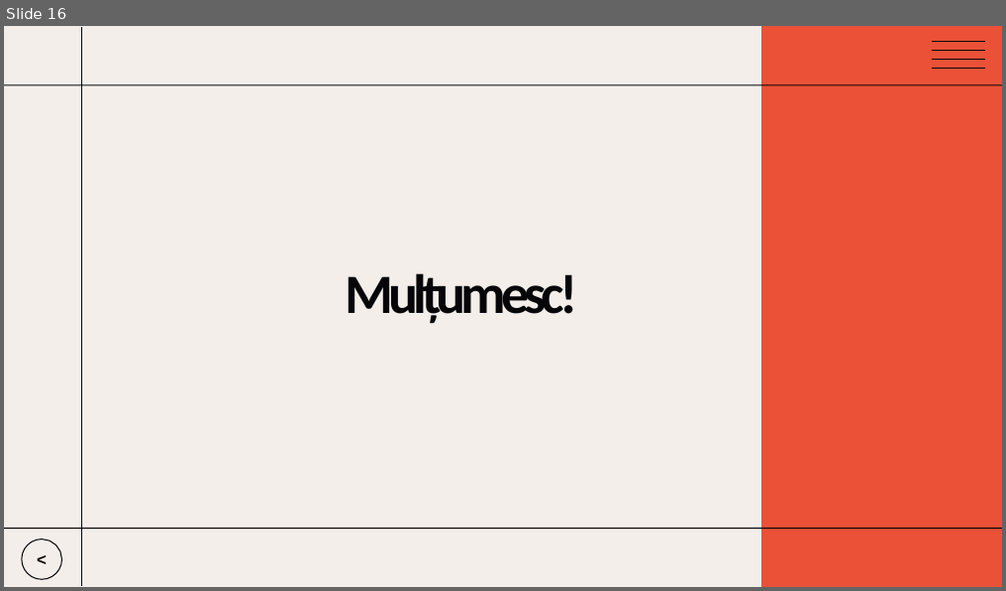
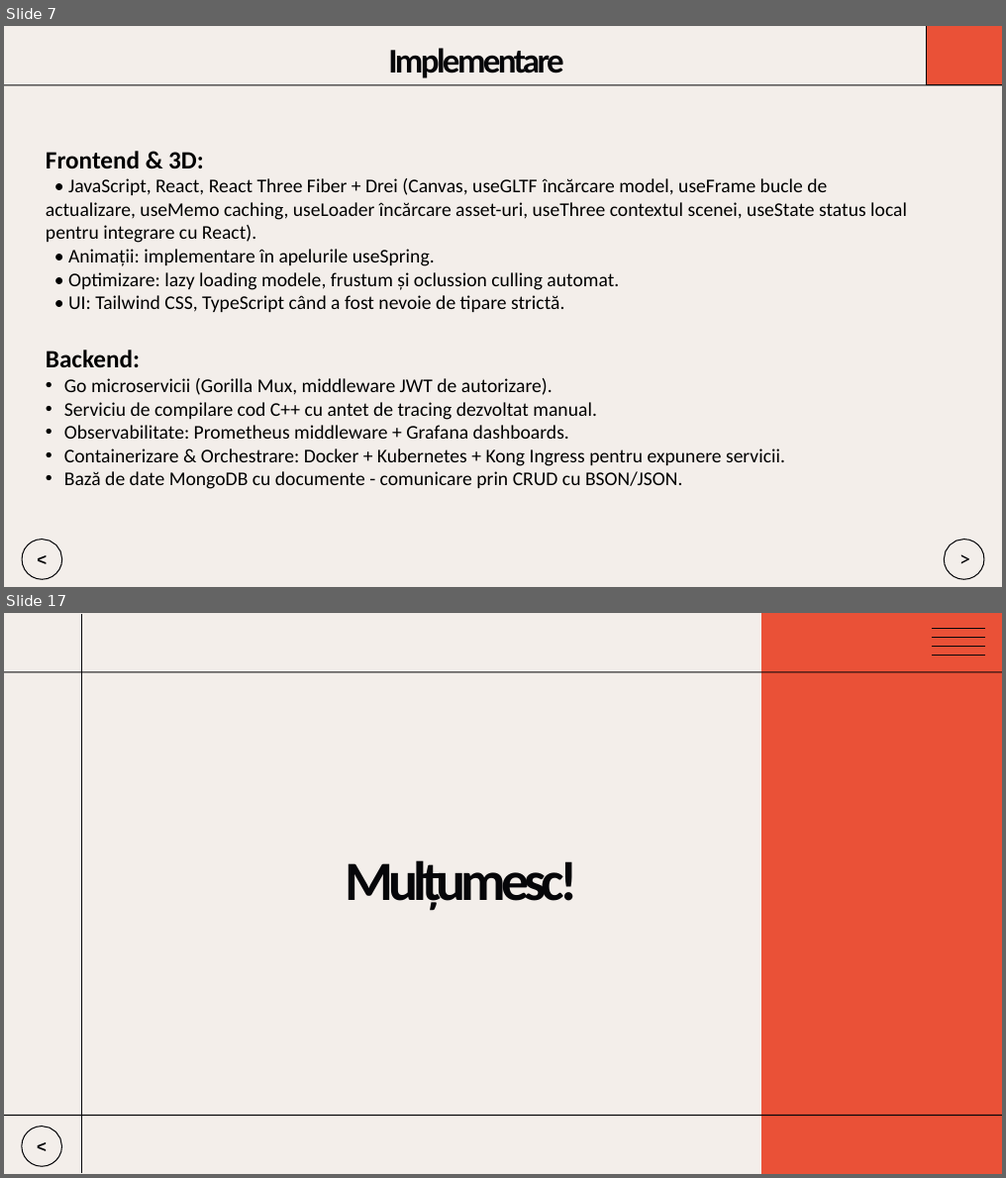
Before and after one commit to Dragomir1401/VisioScience-3D, a slide deck: Roadmap/scss/Prezentare_Final_Dragomir_Andrei.pptx. Shown one above the other, each under a label of ours: slide 16 before the commit, slides 7 and 17 after it; the slides between them are not shown. The pictures are 1006x591 and 1006x1178 pixels, drawn with LibreOffice and Linux fonts; fonts in the diff are those of the drawing. Boxes give left, top, right and bottom in pixels: in the first picture for what was removed or moved away, otherwise in the second. Text is boxed around its words. In the diff, an @@ line names an element or a change of style, - is before the commit and + after.

```diff
--- a/Roadmap/scss/Prezentare_Final_Dragomir_Andrei.pptx
+++ b/Roadmap/scss/Prezentare_Final_Dragomir_Andrei.pptx
@@ slide 7 added at bbox=[4, 26, 1002, 587], background #FFFFFF; not listed: 1 template element that a slide beside it also shows @@
@@ title added at bbox=[388, 48, 563, 78], 25 pt, text #060609, bold @@
+Implementare
@@ freeform shape added at bbox=[926, 26, 1002, 85], fill #EA5137 @@
@@ freeform shape added at bbox=[926, 26, 1002, 85], outline #060609 0.75 pt @@
@@ freeform shape added at bbox=[4, 84, 1002, 85], fill #060609 @@
@@ text added at bbox=[46, 151, 907, 489], 14 pt, text #000000 @@
+Frontend & 3D:
+• JavaScript, React, React Three Fiber + Drei (Canvas, useGLTF încărcare model, useFrame bucle de actualizare, useMemo caching, useLoader încărcare asset-uri, useThree contextul scenei, useState status local pentru integrare cu React).
+• Animații: implementare în apelurile useSpring.
+• Optimizare: lazy loading modele, frustum și oclussion culling automat.
+• UI: Tailwind CSS, TypeScript când a fost nevoie de tipare strictă.
+Backend:
+• Go microservicii (Gorilla Mux, middleware JWT de autorizare).
+• Serviciu de compilare cod C++ cu antet de tracing dezvoltat manual.
+• Observabilitate: Prometheus middleware + Grafana dashboards.
+• Containerizare & Orchestrare: Docker + Kubernetes + Kong Ingress pentru expunere servicii.
+• Bază de date MongoDB cu documente - comunicare prin CRUD cu BSON/JSON.
@@ freeform shape added at bbox=[22, 539, 61, 578], outline #060609 0.75 pt @@
@@ text added at bbox=[36, 548, 48, 572], 12 pt, text #060609, bold @@
+<
@@ freeform shape added at bbox=[944, 539, 984, 578], outline #060609 0.75 pt @@
@@ text added at bbox=[958, 545, 972, 574], 15 pt, text #060609 @@
+>
@@ what was slide 16 is now slide 17 @@
```
Also in this commit, not shown: 11 slides changed, 4 other slides added, 4 slides removed, 4 other files.
